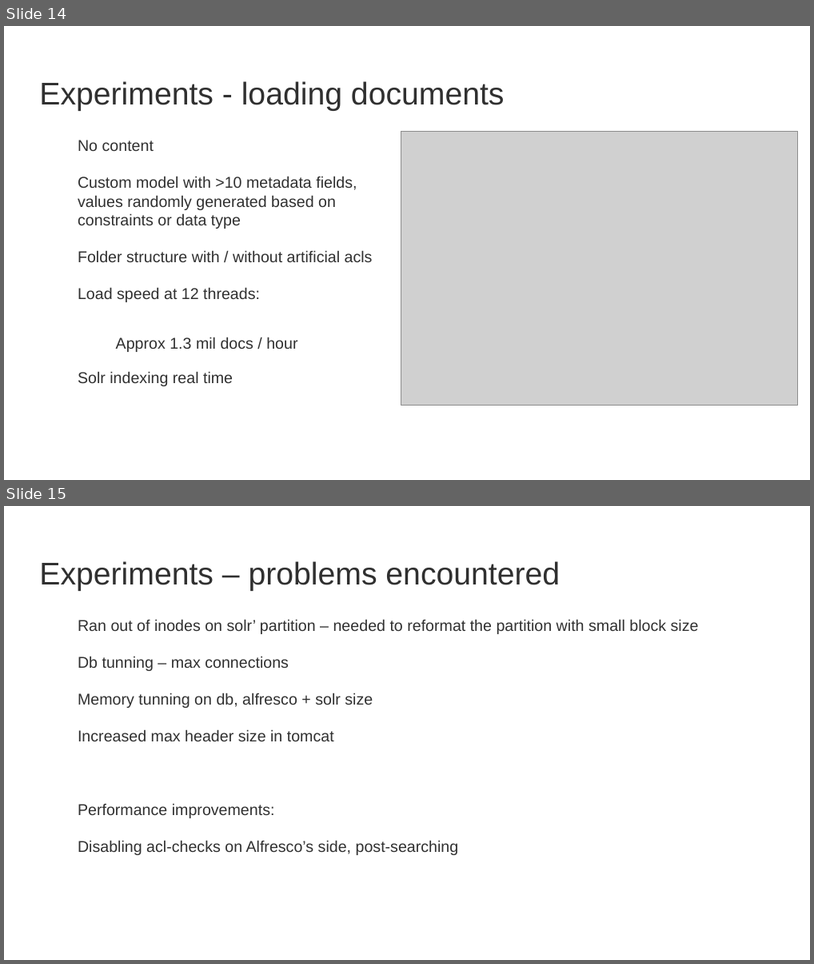
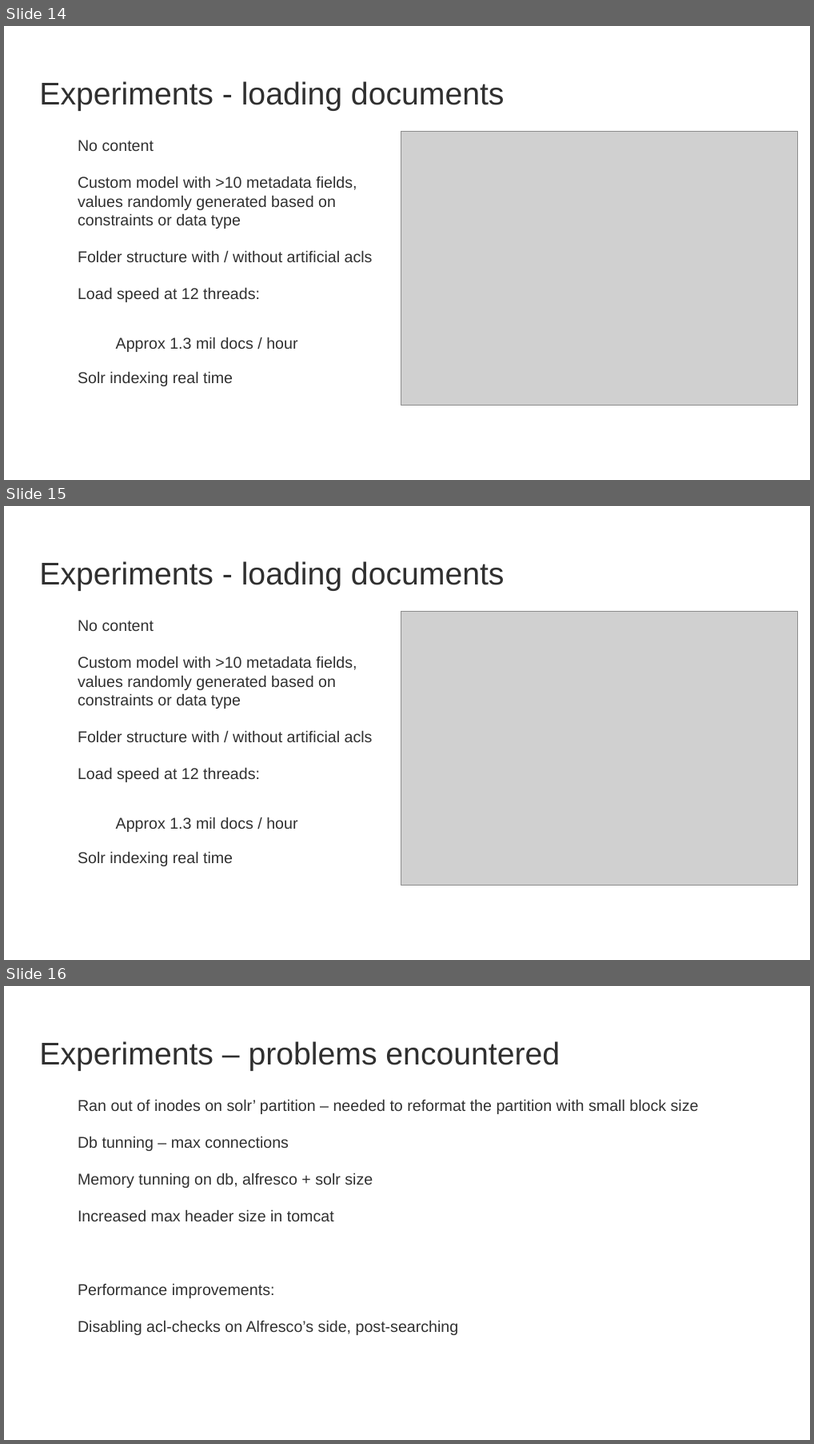
Before and after one commit to OrderOfTheBee/beecon, a slide deck: 2017/assets/files/L21/BeeCon2017.odp. Shown one above the other, each under a label of ours: slides 14 and 15 before the commit, slides 14, 15 and 16 after it. The pictures are 814x964 and 814x1444 pixels, drawn with LibreOffice and Linux fonts; fonts in the diff are those of the drawing; grey boxes stand for pictures; background and template pictures are left out. Boxes give left, top, right and bottom in pixels: in the first picture for what was removed or moved away, otherwise in the second. Text is boxed around its words. In the diff, an @@ line names an element or a change of style, - is before the commit and + after.

```diff
--- a/2017/assets/files/L21/BeeCon2017.odp
+++ b/2017/assets/files/L21/BeeCon2017.odp
@@ slide 15 added at [4, 506, 810, 960], background picture (left out) @@
@@ title added at [39, 561, 505, 591], 28 pt, text #303030 @@
+Experiments - loading documents
@@ text added at [78, 620, 373, 866], 14 pt, text #303030 @@
+● No content
+● Custom model with >10 metadata fields, values randomly generated based on constraints or data type
+● Folder structure with / without artificial acls
+● Load speed at 12 threads:
+  − Approx 1.3 mil docs / hour
+● Solr indexing real time
@@ picture added at [402, 611, 798, 885] @@
@@ what was slide 15 is now slide 16 @@
```
Also in this commit, not shown: 8 slides changed, 1 other slide added, 2 slides removed, 15 other files.
